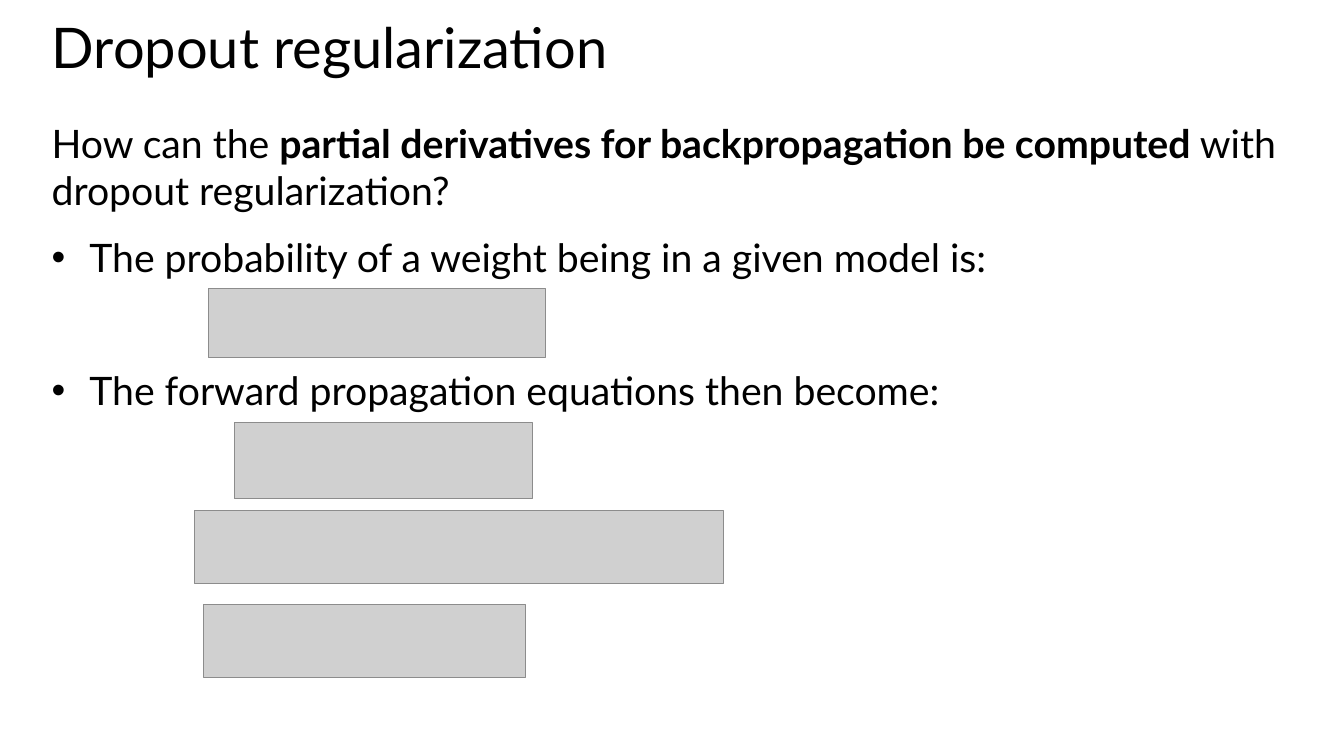
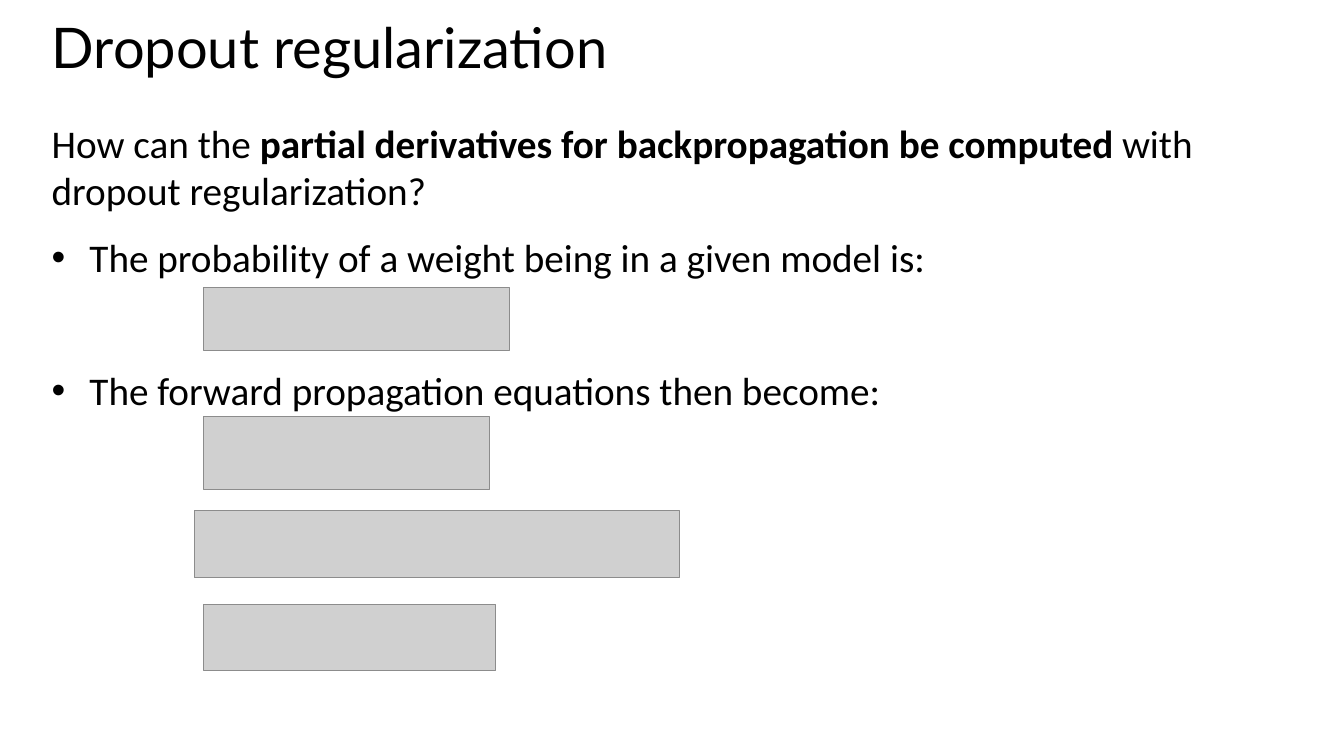
Before and after one commit to StephenElston/CSCI-E25, a slide deck: slide 50 of Slides/5_BuildingBlocksOfDeepLearning.pptx. Drawn at 1344x756 pixels with LibreOffice and Linux fonts; fonts in the diff are those of the drawing; grey boxes stand for pictures. Boxes give left, top, right and bottom in pixels: in the first picture for what was removed or moved away, otherwise in the second. Text is boxed around its words. In the diff, an @@ line names an element or a change of style, - is before the commit and + after.

Commit message:
Updates and format corrections for slides

```diff
--- a/Slides/5_BuildingBlocksOfDeepLearning.pptx
+++ b/Slides/5_BuildingBlocksOfDeepLearning.pptx
@@ text "How can the partial derivatives ..." at <box>52,130,1193,412</box>: font Lato to Calibri @@
@@ picture: place and size @@
-picture at <box>209,288,545,358</box>
+picture at <box>204,287,509,351</box>
@@ picture: place and size @@
-picture at <box>235,422,532,499</box>
+picture at <box>204,417,489,490</box>
@@ picture: place and size @@
-picture at <box>195,511,724,585</box>
+picture at <box>195,511,680,579</box>
@@ picture: place and size @@
-picture at <box>204,604,525,678</box>
+picture at <box>204,604,496,670</box>
```
Also in this commit, not shown: 16 other slides changed.
